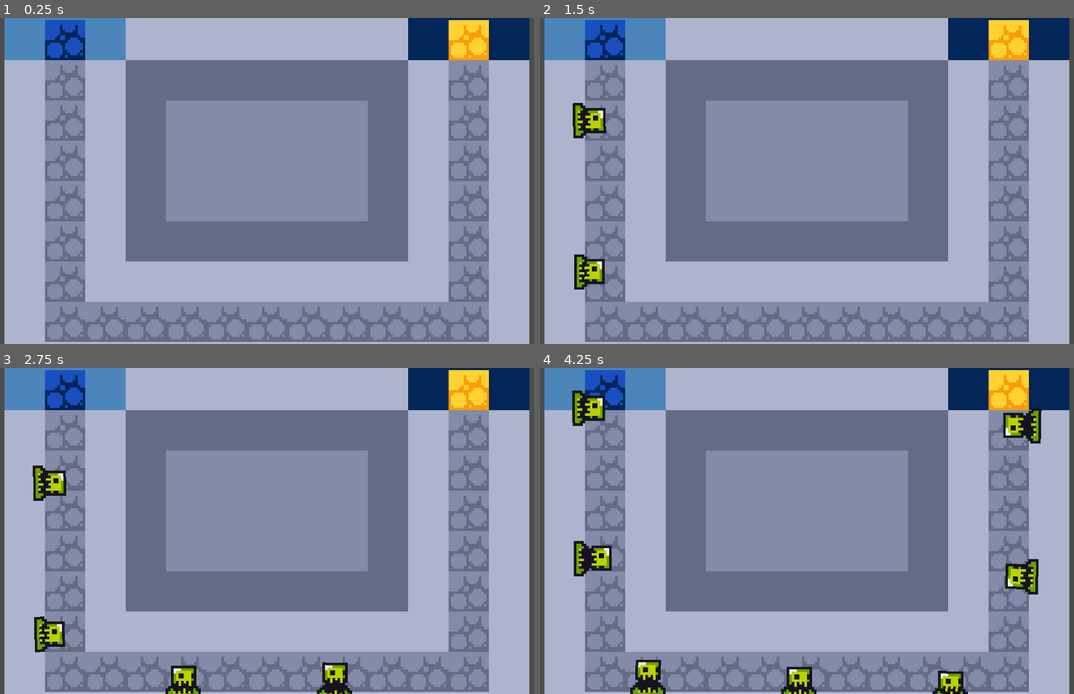
Above: before the commit, frames 1-4 (two rows, left to right).
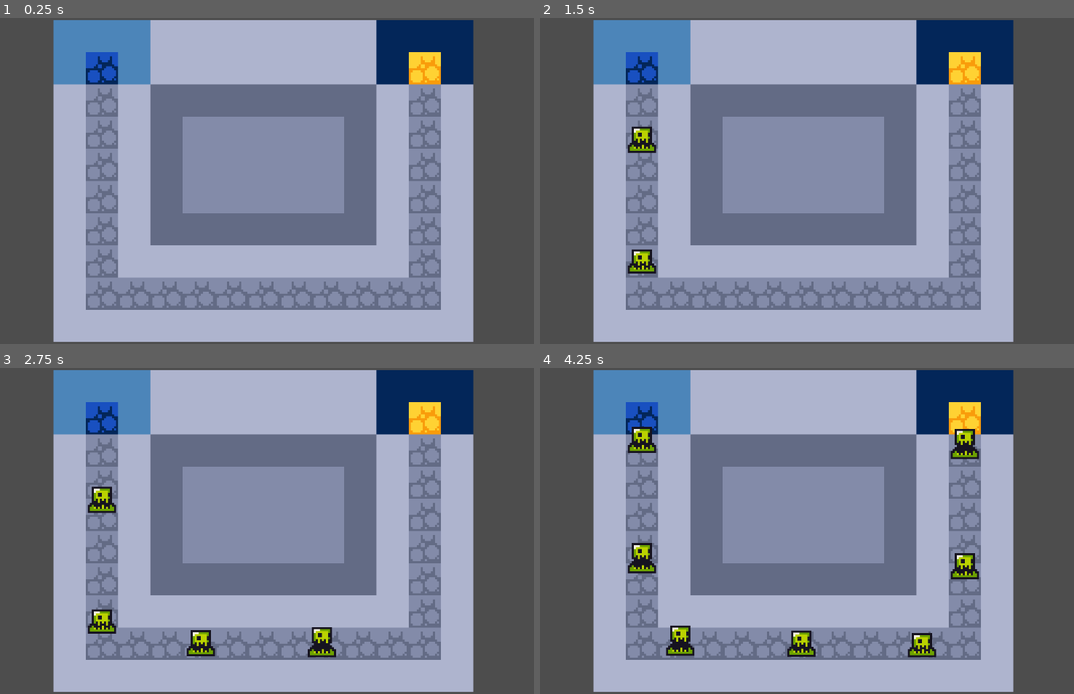
Above: after the commit, the same moments.

Repository: naeemexe/rush
Game: Godot game, scene res://scenes/game.tscn
The game is run twice, just before and just after one commit, with the same random seed, the same clock (stepped at 60 frames per second) and the same inputs.
Inputs:
- Up to frame 1 (0.25 s): no input
- Up to frame 2 (1.5 s): tap Enter at 0.5 s
- Up to frame 3 (2.75 s): no input
- Up to frame 4 (4.25 s): no input

The runs differ from the first frame. In frame 1, 70% of the frame differs, in the area x 0-100%, y 0-100%; in frame 2, 70%; in frame 3, 70%; in frame 4, 70%.

Commit message:
rotate off

Diff:
--- a/scenes/game.tscn
+++ b/scenes/game.tscn
@@ -138,18 +138,17 @@
 
 [sub_resource type="Curve2D" id="Curve2D_p57ef"]
 _data = {
-"points": PackedVector2Array(0, 0, 0, 0, 23, 26, 0, 0, 0, 0, 24, 134, 0, 0, 0, 0, 183, 136, 0, 0, 0, 0, 185, 27)
+"points": PackedVector2Array(0, 0, 0, 0, 24, 24, 0, 0, 0, 0, 24, 130, 0, 0, 0, 0, 184, 131, 0, 0, 0, 0, 184, 27)
 }
 point_count = 4
 
 [node name="game" type="Node2D" unique_id=2058052129]
 
 [node name="Camera2D" type="Camera2D" parent="." unique_id=513202102]
-position = Vector2(101, 80)
-scale = Vector2(2, 2)
-zoom = Vector2(5, 5)
+zoom = Vector2(4, 4)
 
 [node name="TileMapLayer" type="TileMapLayer" parent="." unique_id=1075077591]
+position = Vector2(-102, -80)
 tile_map_data = PackedByteArray("AAAAAAAAAAAGAAoAAAABAAAAAAAGAAoAAAACAAAAAAAGAAoAAAADAAAAAAADAAsAAAAEAAAAAAADAAsAAAAFAA …(2000 unchanged characters)…
 tile_set = SubResource("TileSet_feb5d")
 
--- a/scenes/slime.tscn
+++ b/scenes/slime.tscn
@@ -41,6 +41,7 @@
 
 [node name="Slime" type="PathFollow2D" unique_id=644984301]
 z_index = 5
+rotates = false
 loop = false
 script = ExtResource("1_p2gj0")
 
